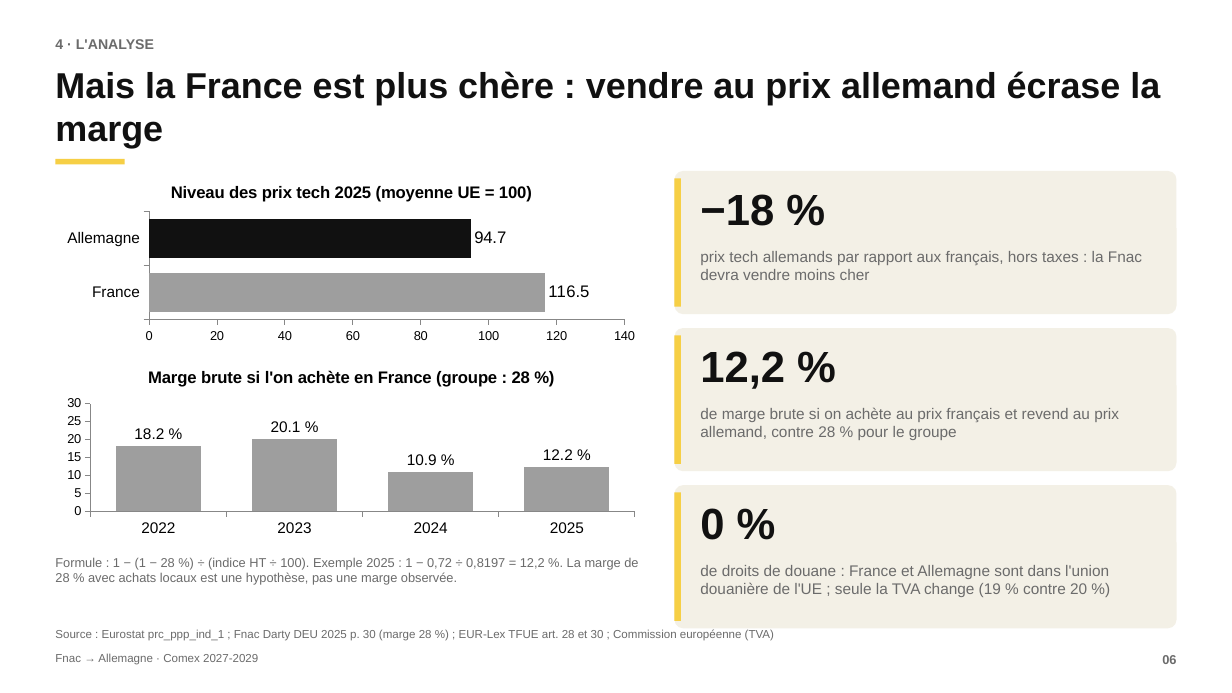
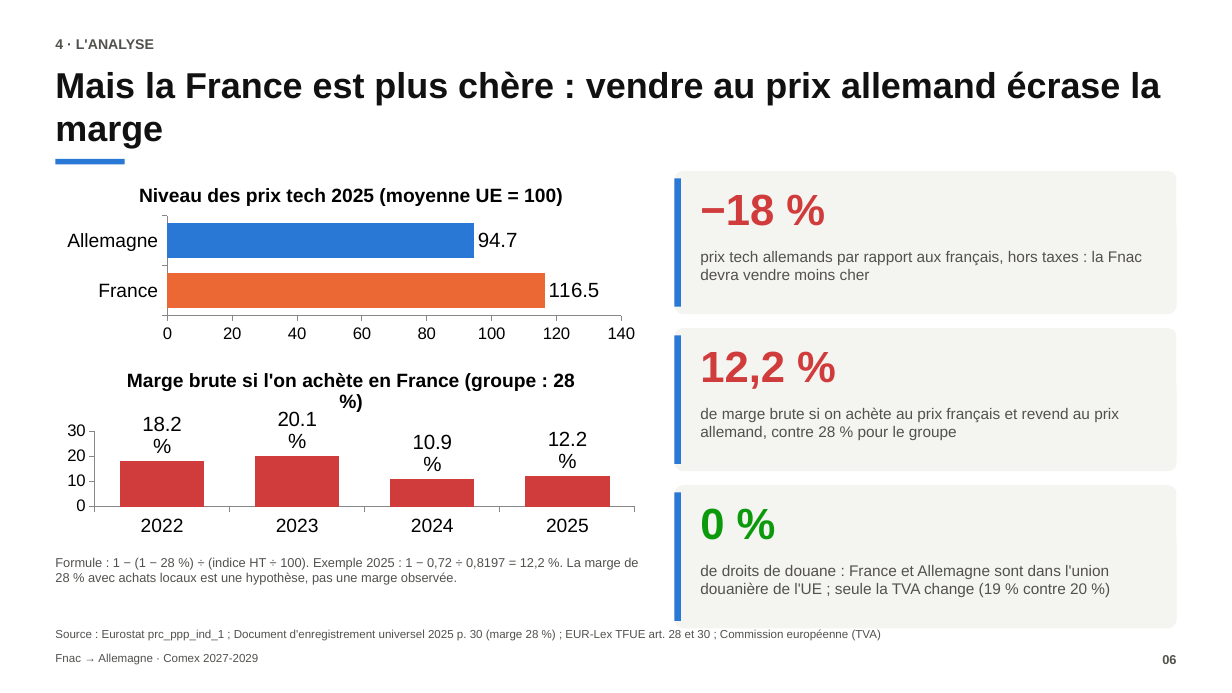
Before and after one commit to romane13long-source/fnac-expansion-allemagne, a slide deck: slide 6 of docs/Comex_Fnac_Allemagne.pptx. Drawn at 1232x693 pixels with LibreOffice and Linux fonts; fonts in the diff are those of the drawing. Boxes give left, top, right and bottom in pixels: in the first picture for what was removed or moved away, otherwise in the second. Text is boxed around its words. In the diff, an @@ line names an element or a change of style, - is before the commit and + after.

```diff
--- a/docs/Comex_Fnac_Allemagne.pptx
+++ b/docs/Comex_Fnac_Allemagne.pptx
@@ bar chart at (x1=55, y1=171, x2=647, y2=347) @@
@@ data labels of Niveau des prix tech 2025 (moyenne UE = 100) changed @@
@@ colours of single points changed @@
@@ value axis changed @@
@@ lettering changed @@
@@ text "−18 %" at (x1=700, y1=194, x2=774, y2=226): text colour #111111 to #D03B3B @@
@@ column chart at (x1=55, y1=356, x2=647, y2=541) @@
@@ colour of Series 1 #9E9E9E to #D03B3B @@
@@ data labels of Series 1 changed @@
@@ value axis changed @@
@@ lettering changed @@
@@ text "12,2 %" at (x1=700, y1=351, x2=785, y2=389): text colour #111111 to #D03B3B @@
@@ fill #F6CF45 to #2A78D6 in 4 elements at (x1=55, y1=159, x2=125, y2=165), (x1=675, y1=178, x2=681, y2=307), (x1=675, y1=335, x2=681, y2=464), (x1=675, y1=493, x2=681, y2=621) @@
@@ fill #F3F0E6 to #F4F4F1 in 3 elements at (x1=675, y1=171, x2=1177, y2=314), (x1=675, y1=328, x2=1177, y2=471), (x1=675, y1=485, x2=1177, y2=628) @@
@@ text "0 %" at (x1=700, y1=508, x2=724, y2=540): text colour #111111 to #0C9A0C @@
@@ text colour #6B6B6B to #52514E in 7 elements at (x1=55, y1=39, x2=154, y2=49), (x1=55, y1=654, x2=258, y2=665), (x1=1162, y1=655, x2=1176, y2=664), (x1=700, y1=251, x2=1142, y2=280), (x1=700, y1=407, x2=1119, y2=440), (x1=700, y1=565, x2=1109, y2=597), (x1=55, y1=557, x2=638, y2=585) @@
@@ text at (x1=55, y1=629, x2=881, y2=641): text changed; text colour #6B6B6B to #52514E @@
-Source : Eurostat prc_ppp_ind_1 ; Fnac Darty DEU 2025 p. 30 (marge 28 %) ; EUR-Lex TFUE art. 28 et 30 ; Commission européenne (TVA)
+Source : Eurostat prc_ppp_ind_1 ; Document d'enregistrement universel 2025 p. 30 (marge 28 %) ; EUR-Lex TFUE art. 28 et 30 ; Commission européenne (TVA)
```
Also in this commit, not shown: 11 other slides changed, 6 other files.
